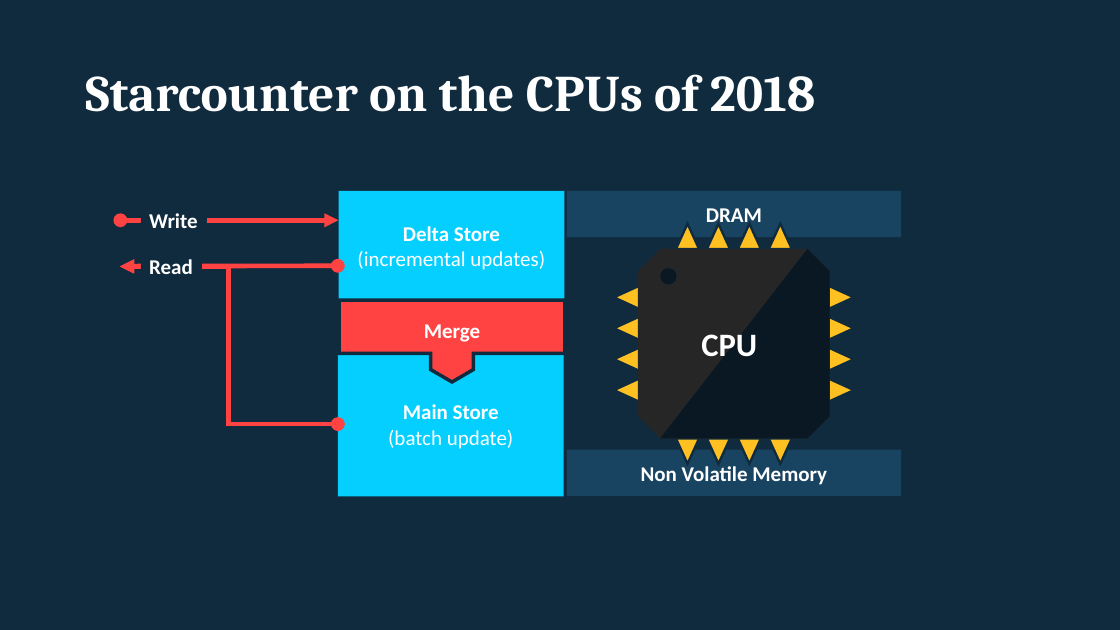
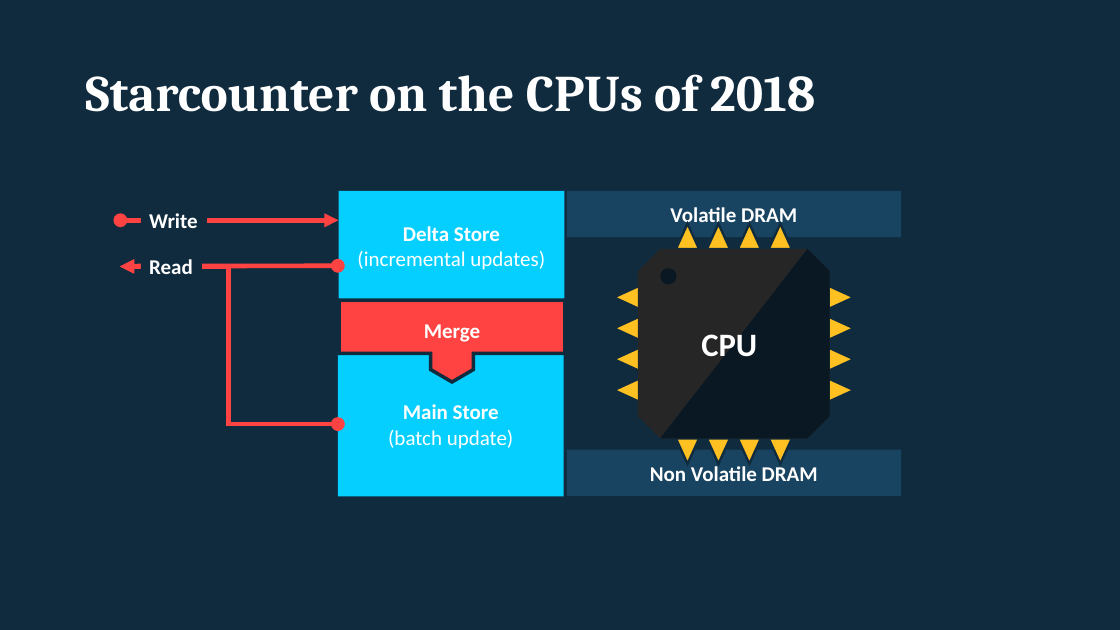
Before and after one commit to rogeralsing/Presentations, a slide deck: slide 34 of Starcounter/imcs.pptx (slide 33 before the commit). Drawn at 1120x630 pixels with LibreOffice and Linux fonts; fonts in the diff are those of the drawing. Boxes give left, top, right and bottom in pixels: in the first picture for what was removed or moved away, otherwise in the second. Text is boxed around its words. In the diff, an @@ line names an element or a change of style, - is before the commit and + after.

```diff
--- a/Starcounter/imcs.pptx
+++ b/Starcounter/imcs.pptx
@@ text in rounded rectangle at (670, 207, 797, 228): text changed @@
-DRAM
+Volatile DRAM
@@ text in rounded rectangle at (650, 466, 818, 481): text changed @@
-Non Volatile Memory
+Non Volatile DRAM
```
Also in this commit, not shown: 4 other slides changed, 3 slides added.
